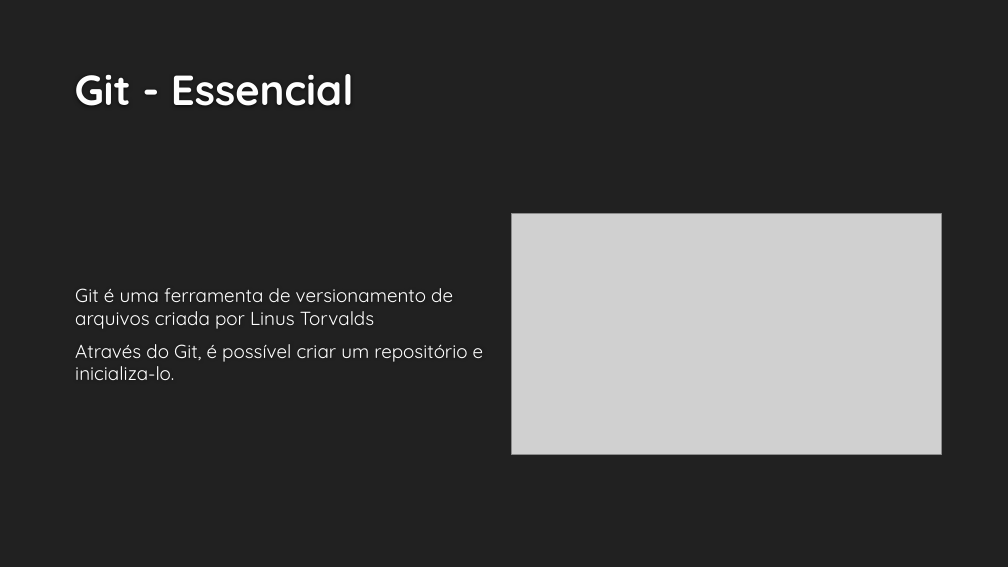
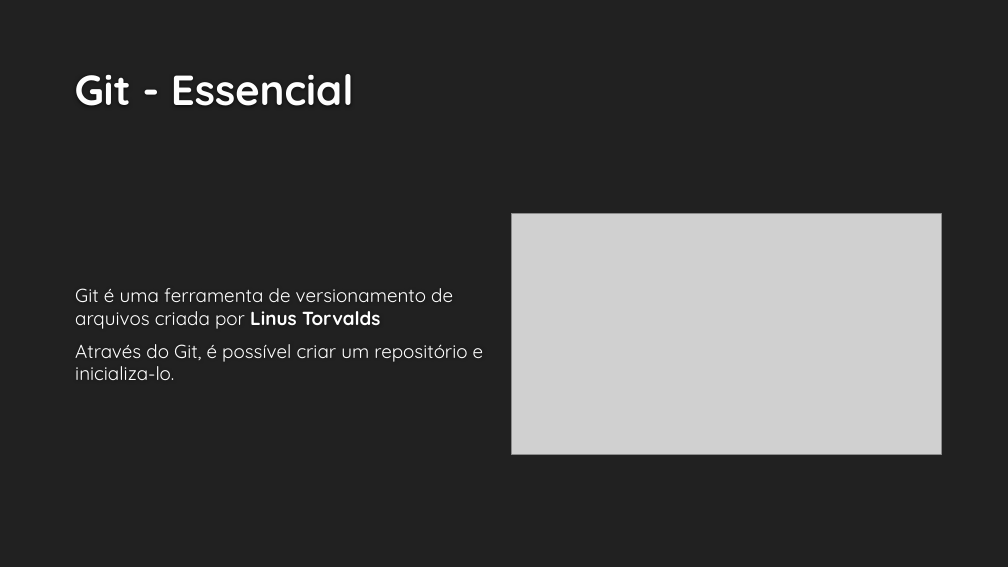
Before and after one commit to RecodeJr/GitHub-Professional, a slide deck: slide 4 of Git-GitHub/Git & Git-Hub – Aprimorando o conhecimento.pptx. Drawn at 1008x567 pixels with LibreOffice and Linux fonts; fonts in the diff are those of the drawing; grey boxes stand for pictures; background and template pictures are left out. Boxes give left, top, right and bottom in pixels: in the first picture for what was removed or moved away, otherwise in the second. Text is boxed around its words. In the diff, an @@ line names an element or a change of style, - is before the commit and + after.

```diff
--- a/Git-GitHub/Git & Git-Hub – Aprimorando o conhecimento.pptx
+++ b/Git-GitHub/Git & Git-Hub – Aprimorando o conhecimento.pptx
@@ text at [75,288,453,329]: bold on in "Linus Torvalds" @@
```
Also in this commit, not shown: 3 other slides changed, 4 slides added.
